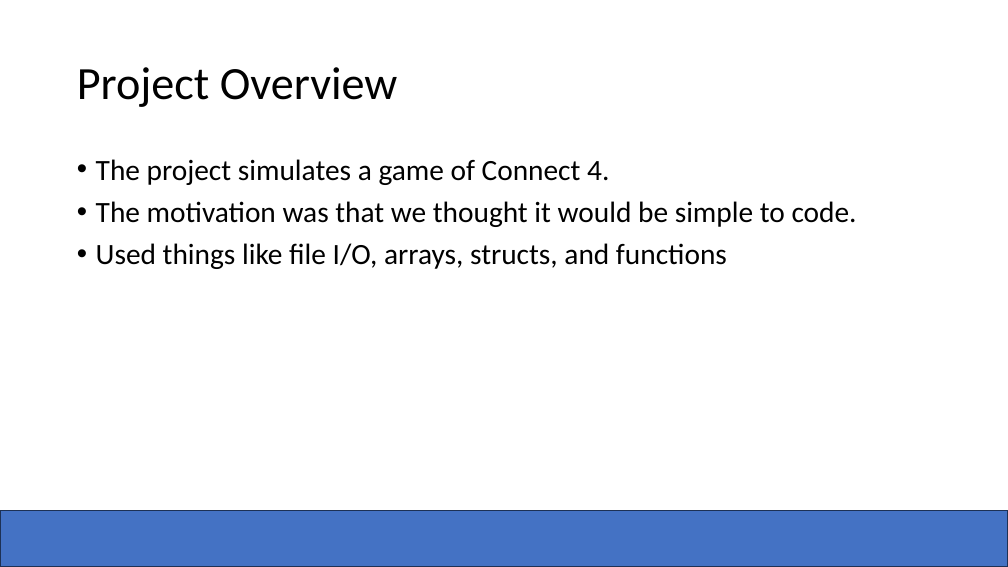
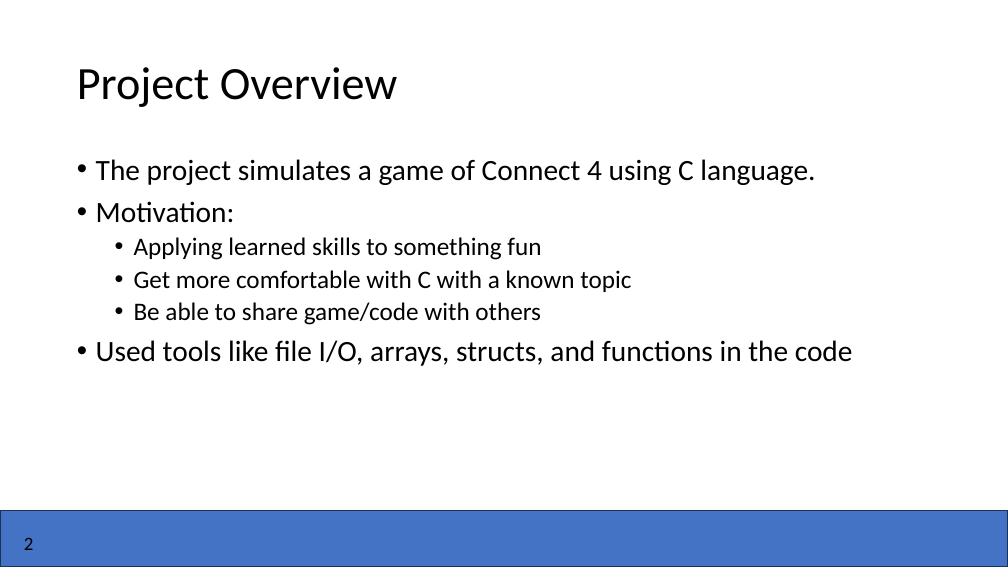
Before and after one commit to Zachadactyl/Connect-4_C, a slide deck: slide 2 of Four 2 Win.pptx. Drawn at 1008x567 pixels with LibreOffice and Linux fonts; fonts in the diff are those of the drawing; background and template pictures are left out. Boxes give left, top, right and bottom in pixels: in the first picture for what was removed or moved away, otherwise in the second. Text is boxed around its words. In the diff, an @@ line names an element or a change of style, - is before the commit and + after.

```diff
--- a/Four 2 Win.pptx
+++ b/Four 2 Win.pptx
@@ text at <box>96,159,853,366</box>: text changed @@
-• The project simulates a game of Connect 4.
-• The motivation was that we thought it would be simple to code.
-• Used things like file I/O, arrays, structs, and functions
+• The project simulates a game of Connect 4 using C language.
+• Motivation:
+  • Applying learned skills to something fun
+  • Get more comfortable with C with a known topic
+  • Be able to share game/code with others
+• Used tools like file I/O, arrays, structs, and functions in the code
@@ text added at <box>24,537,34,550</box>, 18 pt, text #000000 @@
+2
```
Also in this commit, not shown: 6 other slides changed.
